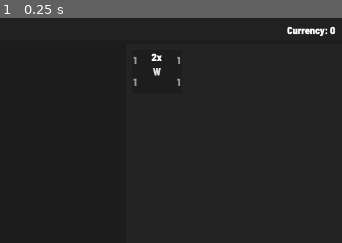
Above: before the commit, frame 1.
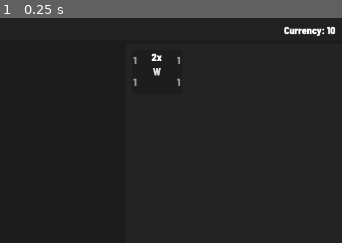
Above: after the commit, the same moment.

Repository: tylercchase/agricraft_godot
Game: Godot game, scene res://src/main.tscn
Same seed, same stepped clock (60 frames per second), same inputs: the game is played once before the commit and once after it. The engine's default icon, where the game draws it, is replaced by a stand-in: a white triangle on a blue panel in a dark square.
Inputs:
- Up to frame 1 (0.25 s): no input
The pictures show only the part of the screen within x 50-100%, y 0-50%; the shares and areas given below are measured in that part.

The runs differ from the first frame. In frame 1, 0.3% of the frame differs, in the area x 83-98%, y 4-8%.

Commit message:
feat: sound effects for more stuff

Diff:
--- a/src/main.tscn
+++ b/src/main.tscn
@@ -19,6 +19,11 @@
 [ext_resource type="PackedScene" uid="uid://pvr4bbnpgfnr" path="res://src/shop/buy_upgrade/buy_upgrade.tscn" id="9_okx7f"]
 [ext_resource type="Script" uid="uid://d2kws0eba8bma" path="res://src/achievements/item_goal.gd" id="11_sta5p"]
 [ext_resource type="Script" uid="uid://bxo5knqet1j5l" path="res://src/guides/guide_manager.gd" id="13_d3u4l"]
+[ext_resource type="AudioStream" uid="uid://dgll5ceo8lcab" path="res://assets/dig_click.wav" id="14_ib8ht"]
+[ext_resource type="AudioStream" uid="uid://s8imjhbcl02t" path="res://assets/interact_click.wav" id="15_43aqp"]
+[ext_resource type="AudioStream" uid="uid://bb08w6626e7q2" path="res://assets/trellis_click.wav" id="17_43aqp"]
+[ext_resource type="AudioStream" uid="uid://6fhlp62t3m75" path="res://assets/powerUp.wav" id="18_ocmcv"]
+[ext_resource type="AudioStream" uid="uid://djunta12pt5hw" path="res://assets/pickupCoin.wav" id="19_adv81"]
 [ext_resource type="AudioStream" uid="uid://b023rmwmlxy8b" path="res://assets/click.wav" id="20_sif16"]
 
 [node name="Control" type="Control"]
@@ -505,6 +510,12 @@
 plant_manager = NodePath("../PlantManager")
 inventory_manager = NodePath("../InventoryManager")
 audio_stream = NodePath("../AudioStreamPlayer")
+dig_click = ExtResource("14_ib8ht")
+interact_click = ExtResource("15_43aqp")
+default_click = ExtResource("20_sif16")
+trellis_click = ExtResource("17_43aqp")
+shop_buy = ExtResource("18_ocmcv")
+shop_sell = ExtResource("19_adv81")
 
 [node name="PlantGrowthManager" type="Node" parent="." node_paths=PackedStringArray("plant_grid_container", "plant_manager")]
 script = ExtResource("5_fyndt")
@@ -545,4 +556,4 @@
 id = "plants"
 
 [node name="AudioStreamPlayer" type="AudioStreamPlayer" parent="."]
-stream = ExtResource("20_sif16")
+volume_db = -5.318
--- a/src/managers/interaction_manager.gd
+++ b/src/managers/interaction_manager.gd
@@ -6,7 +6,13 @@
 @export var plant_manager: PlantManager
 @export var inventory_manager: InventoryManager
 @export var audio_stream: AudioStreamPlayer
-
+@export_category("Audio")
+@export var dig_click: AudioStream
+@export var interact_click: AudioStream
+@export var default_click: AudioStream
+@export var trellis_click: AudioStream
+@export var shop_buy: AudioStream
+@export var shop_sell: AudioStream
 var selected_item: InventoryManager.ItemSlot = null
 
 enum Mode {
@@ -22,6 +28,8 @@
     Events.square_clicked.connect(_on_square_clicked)
     Events.set_selected_item.connect(set_active_item)
     # plant_manager.plant_crop(load("res://src/plant/resources/wheat.tres"), id)
+    PlayerStats.currency += 10
+    Events.sound_event.connect(_on_sound_event)
 
 func toggle_mode(mode: Mode):
     if mode == current_mode:
@@ -31,8 +39,18 @@
 
 func set_active_item(selected: InventoryManager.ItemSlot):
     selected_item = selected
+    audio_stream.set_stream(interact_click)
+    audio_stream.play()
     if selected:
         current_mode = Mode.NONE
+
+func _on_sound_event(id: String):
+    if id == 'shop_buy':
+        audio_stream.set_stream(shop_buy)
+        audio_stream.play()
+    elif id == 'shop_sell':
+        audio_stream.set_stream(shop_sell)
+        audio_stream.play()
 
 
 func _on_interaction_mode_changed(mode: Mode):
@@ -51,6 +69,9 @@
             if selected_item.item is Plant && !box.is_occupied():
                 plant_manager.plant_crop(selected_item.item, id)
                 inventory_manager.remove_item(selected_item.id, 1)
+
+                audio_stream.set_stream(dig_click)
+                audio_stream.play()
             else:
             # just to avoid clicking and _nothing_ happening on a square
             # eventually change so there's more handling of stuff
@@ -61,11 +82,13 @@
             plant_manager.harvest_crop(id)
         elif box.plant_resource:
             plant_manager.speed_up(id)
-            pass
+            audio_stream.set_stream(default_click)
+            audio_stream.play()
     elif !box.is_occupied():
             plant_manager.setup_trellis(id)
+            audio_stream.set_stream(trellis_click)
+            audio_stream.play()
     else:
         if box.harvestable: # harvest a removed grown crop
             plant_manager.harvest_crop(id)
         plant_manager.clear_space(id)
-    audio_stream.play()
--- a/src/shop/buy_item/shop_buy_item_container.gd
+++ b/src/shop/buy_item/shop_buy_item_container.gd
@@ -34,6 +34,7 @@
 func purchase_item(amount):
     PlayerStats.currency = clamp(PlayerStats.currency - amount * price_per, 0, INF)
     Events.emit_buy_item(item_to_purchase, amount)
+    Events.emit_sound_event('shop_buy')
 
 func update_buttons(current_funds):
     purchase_1_button.disabled = !check_if_buyable(current_funds, 1)
--- a/src/shop/buy_upgrade/buy_upgrade.gd
+++ b/src/shop/buy_upgrade/buy_upgrade.gd
@@ -65,6 +65,7 @@
 
 func handle_upgrades(id: String):
     # this is gonna be super gross, but last minute coding ftw
+    Events.emit_sound_event('shop_buy')
     if id == 'mutation':
         PlayerStats.global_mutation *= 1.05
         pass
--- a/src/shop/sell_item/sell_container.gd
+++ b/src/shop/sell_item/sell_container.gd
@@ -53,6 +53,7 @@
             amount_to_sell = selected_item.amount
     PlayerStats.currency += selected_item.item.base_sell_price * amount_to_sell
     inventory_manager.remove_item(selected_item.item.id, amount_to_sell)
+    Events.emit_sound_event('shop_sell')
 
 func _on_set_selected_item(new_selected_item):
     if new_selected_item != null && new_selected_item is InventoryManager.ItemSlot:
--- a/src/singletons/events.gd
+++ b/src/singletons/events.gd
@@ -13,6 +13,8 @@
 signal guide_open
 
 signal item_collected
+
+signal sound_event
 
 func emit_interaction_mode_changed(mode):
     interaction_mode_changed.emit(mode)
@@ -34,3 +36,6 @@
 
 func emit_item_collected(item: InventoryItem, count:int):
     item_collected.emit(item, count)
+
+func emit_sound_event(id: String):
+    sound_event.emit(id)
Not shown, added: assets/click (2).wav.import
Not shown, added: assets/dig_click.wav.import
Not shown, added: assets/interact_click.wav.import
Not shown, added: assets/pickupCoin.wav.import
Not shown, added: assets/powerUp.wav.import
Not shown, added: assets/trellis_click.wav.import
Not shown: 1 places in src/main.tscn that only renumber resources
Not shown, added: assets/dig_click.wav
Not shown, added: assets/interact_click.wav
Not shown, added: assets/pickupCoin.wav
Not shown, added: assets/powerUp.wav
Not shown, added: assets/trellis_click.wav
